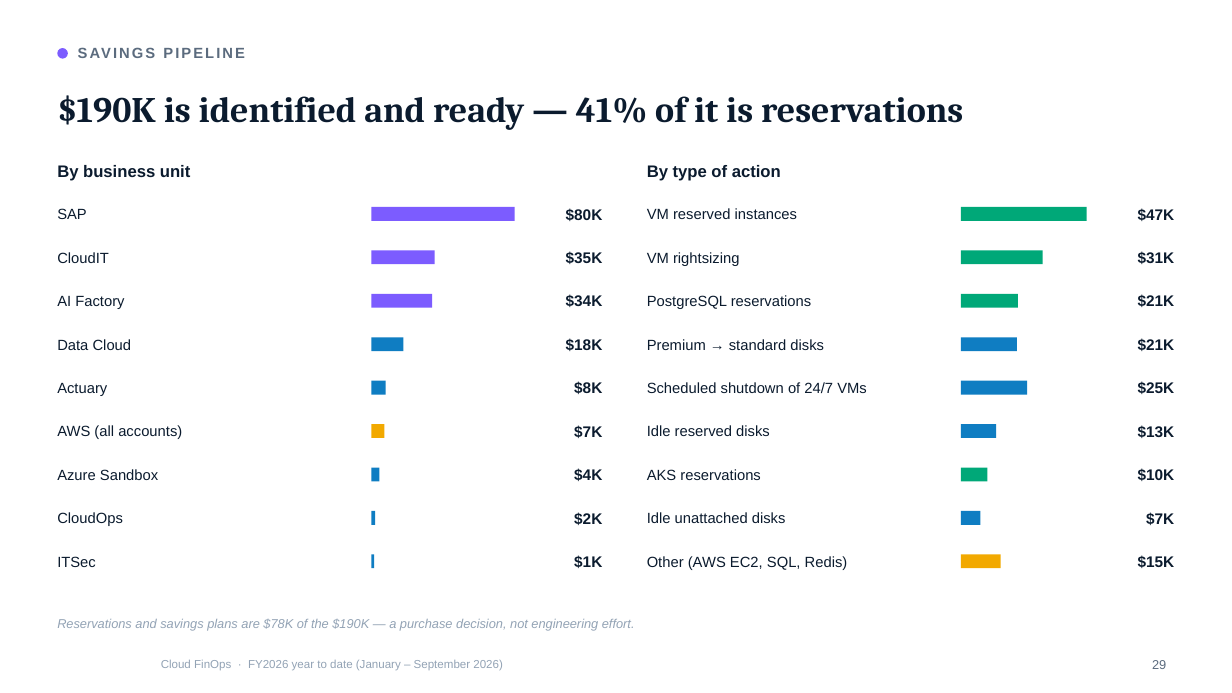
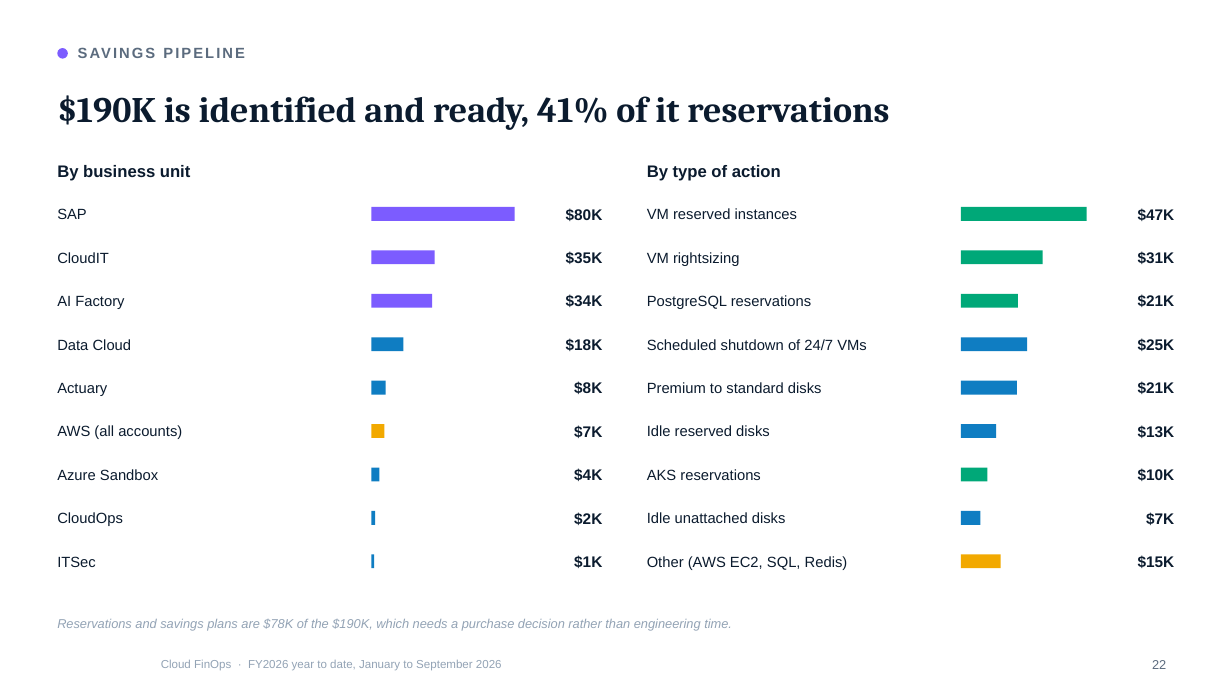
Before and after one commit to arielga5-code/Finops, a slide deck: slide 22 of presentations/Cloud_FinOps_Harel_September_2026_CIO_Redesign_v2.pptx (slide 29 before the commit). Drawn at 1232x693 pixels with LibreOffice and Linux fonts; fonts in the diff are those of the drawing; background and template pictures are left out. Boxes give left, top, right and bottom in pixels: in the first picture for what was removed or moved away, otherwise in the second. Text is boxed around its words. In the diff, an @@ line names an element or a change of style, - is before the commit and + after.

```diff
--- a/presentations/Cloud_FinOps_Harel_September_2026_CIO_Redesign_v2.pptx
+++ b/presentations/Cloud_FinOps_Harel_September_2026_CIO_Redesign_v2.pptx
@@ text at (57, 95, 889, 130): text changed @@
-$190K is identified and ready — 41% of it is reservations
+$190K is identified and ready, 41% of it reservations
@@ text "Scheduled shutdown of 24/7 VMs": place and size @@
-text "Scheduled shutdown of 24/7 VMs" at (647, 382, 867, 393)
+text "Scheduled shutdown of 24/7 VMs" at (647, 339, 867, 350)
@@ text "$25K": place and size @@
-text "$25K" at (1138, 381, 1175, 394)
+text "$25K" at (1138, 338, 1175, 351)
@@ rectangle: place and size @@
-rectangle at (961, 337, 1018, 351)
+rectangle at (961, 337, 1028, 351)
@@ text at (647, 382, 822, 393): text changed @@
-Premium → standard disks
+Premium to standard disks
@@ rectangle: place and size @@
-rectangle at (961, 381, 1028, 395)
+rectangle at (961, 381, 1018, 395)
@@ text "$21K": place and size @@
-text "$21K" at (1138, 338, 1175, 351)
+text "$21K" at (1138, 381, 1175, 394)
@@ text at (57, 619, 732, 631): text changed @@
-Reservations and savings plans are $78K of the $190K — a purchase decision, not engineering effort.
+Reservations and savings plans are $78K of the $190K, which needs a purchase decision rather than engineering time.
@@ text at (161, 660, 502, 671): text changed @@
-Cloud FinOps · FY2026 year to date (January – September 2026)
+Cloud FinOps · FY2026 year to date, January to September 2026
@@ page number at (1152, 660, 1166, 669): text changed @@
-29
+22
```
Also in this commit, not shown: 39 other slides changed, 1 slide added, 1 slide removed, 11 other files.
